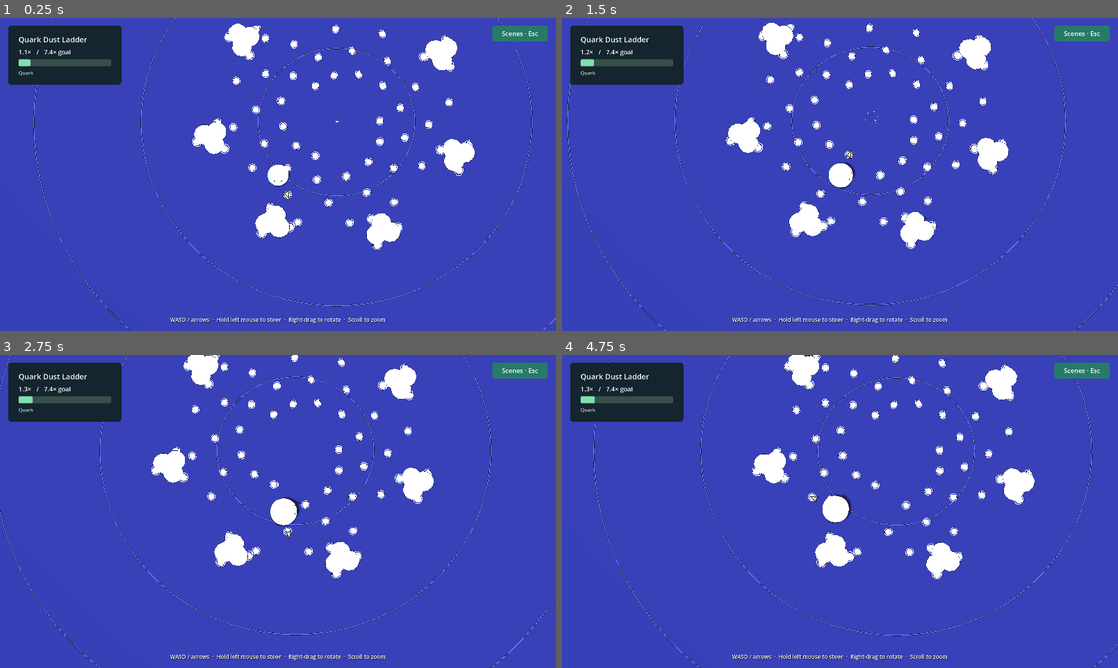
Above: before the commit, frames 1-4 (two rows, left to right).
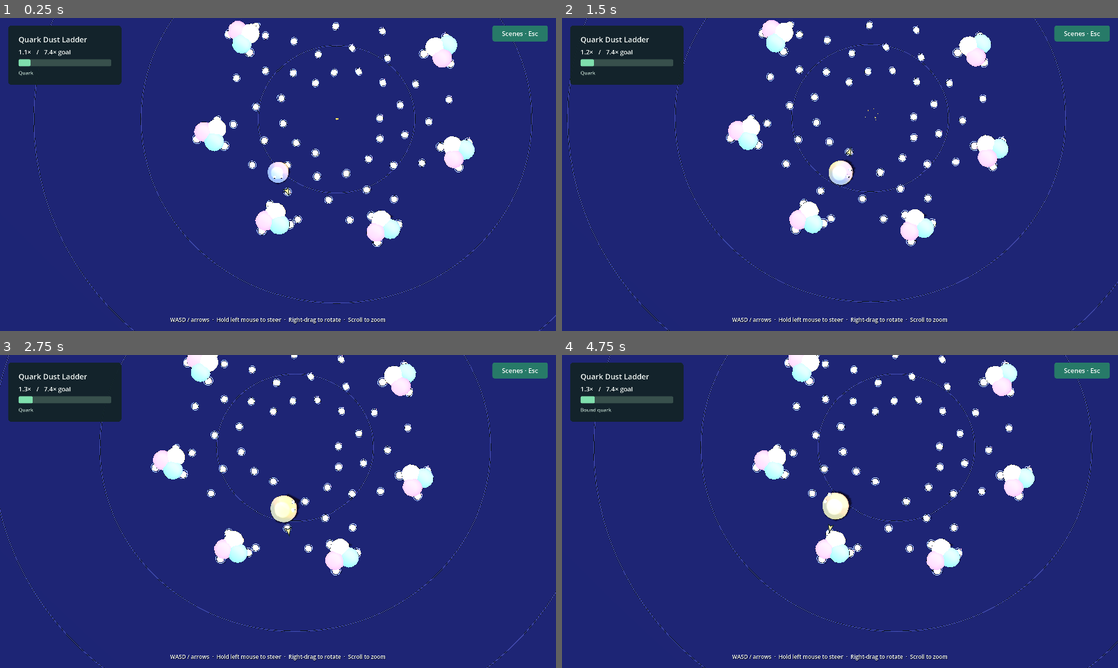
Above: after the commit, the same moments.

Repository: armantark/gray-goo
Game: Godot game, scene res://main.tscn
Same seed, same stepped clock (60 frames per second), same inputs: the game is played once before the commit and once after it.
Inputs (mouse positions are in pixels of both pictures, inside the frame that each line leads up to):
- Up to frame 1 (0.25 s): no input
- Up to frame 2 (1.5 s): move the mouse to (962, 158) at 0.52 s; hold D (move_right) 0.53-1.25 s; click (962, 158) at 0.67 s; drag from (728, 190) to (812, 237) at 1.27 s
- Up to frame 3 (2.75 s): move the mouse to (333, 442) at 2.02 s; hold D (move_right) from 2.03 s (still down)
- Up to frame 4 (4.75 s): release D (move_right) at 2.75 s; drag from (812, 574) to (673, 464) at 2.77 s; move the mouse to (1006, 558) at 3.52 s; hold A (move_left) 3.53-4.25 s; drag from (673, 464) to (756, 433) at 4.27 s

The runs differ from the first frame. In frame 1, 93% of the frame differs, in the area x 0-100%, y 0-100%; in frame 2, 93%; in frame 3, 93%; in frame 4, 94%.

Commit message:
fix: keep the growing world readable during play
Reduce washed-out lighting and keep the camera footprint inside the playfield. Measure frame intervals against real elapsed time. Record the user's request to revise the art direction, object formations, and field scale before delivery.

Diff:
--- a/src/camera_rig.gd
+++ b/src/camera_rig.gd
@@ -41,8 +41,12 @@
 
 func _update_camera(delta: float) -> void:
 	_view_size = lerpf(_view_size, _target_view, 1.0 - exp(-2.8 * delta))
-	camera.size = _view_size * zoom
 	var viewport := get_viewport().get_visible_rect().size
+	var aspect := viewport.x / viewport.y
+	var width_per_size := absf(cos(yaw)) * aspect + absf(sin(yaw)) / sin(TILT)
+	var depth_per_size := absf(sin(yaw)) * aspect + absf(cos(yaw)) / sin(TILT)
+	var largest_view := minf(field.size.x / width_per_size, field.size.y / depth_per_size)
+	camera.size = minf(_view_size * zoom, largest_view)
 	var half_width := camera.size * viewport.x / viewport.y * 0.5
 	var half_depth := camera.size / sin(TILT) * 0.5
 	var margin_x := absf(cos(yaw)) * half_width + absf(sin(yaw)) * half_depth
@@ -53,6 +57,7 @@
 	var extent_z := maxf(0.0, field.size.y * 0.5 - margin_z)
 	desired.x = clampf(desired.x, center.x - extent_x, center.x + extent_x)
 	desired.z = clampf(desired.z, center.y - extent_z, center.y + extent_z)
+	desired.y = float(_ground_height.call(desired))
 	_focus = _focus.lerp(desired, 1.0 - exp(-7.0 * delta))
 	var direction := Vector3(sin(yaw) * cos(TILT), sin(TILT), cos(yaw) * cos(TILT))
 	camera.global_position = _focus + direction * maxf(camera.size * 1.6, 12.0)
--- a/src/game.gd
+++ b/src/game.gd
@@ -14,6 +14,7 @@
 var _last_sound := 0
 var _frame_times := PackedFloat64Array()
 var _record_performance := false
+var _last_frame_usec := 0
 var _closing := false
 
 func _ready() -> void:
@@ -51,6 +52,7 @@
 			InputMap.action_add_event(action, event)
 
 func start_level(index: int) -> void:
+	_last_frame_usec = 0
 	get_tree().paused = false
 	Engine.time_scale = 1.0
 	_cinematic = -1.0
@@ -143,7 +145,10 @@
 	if not is_instance_valid(world):
 		return
 	if _record_performance and not get_tree().paused:
-		_frame_times.append(delta / Engine.time_scale)
+		var now := Time.get_ticks_usec()
+		if _last_frame_usec > 0:
+			_frame_times.append((now - _last_frame_usec) / 1000000.0)
+		_last_frame_usec = now
 	if _cinematic >= 0.0:
 		_cinematic += delta / Engine.time_scale
 		Engine.time_scale = lerpf(0.22, 1.0, smoothstep(0.2, 0.85, _cinematic))
@@ -196,6 +201,7 @@
 	particles.emitting = true
 
 func _set_paused(paused: bool) -> void:
+	_last_frame_usec = 0
 	get_tree().paused = paused
 
 func _notification(what: int) -> void:
--- a/src/world.gd
+++ b/src/world.gd
@@ -248,21 +248,21 @@
 	environment.environment.background_color = background
 	environment.environment.ambient_light_source = Environment.AMBIENT_SOURCE_COLOR
 	environment.environment.ambient_light_color = key
-	environment.environment.ambient_light_energy = 0.62
+	environment.environment.ambient_light_energy = 0.25
 	environment.environment.tonemap_mode = Environment.TONE_MAPPER_FILMIC
 	add_child(environment)
 	var sun := DirectionalLight3D.new()
 	add_child(sun)
 	sun.rotation_degrees = Vector3(-58.0, -28.0, 0.0)
 	sun.light_color = key
-	sun.light_energy = 1.4
+	sun.light_energy = 0.7
 	sun.shadow_enabled = true
 	sun.directional_shadow_max_distance = 65.0
 	var fill := DirectionalLight3D.new()
 	add_child(fill)
 	fill.rotation_degrees = Vector3(-25.0, 140.0, 0.0)
 	fill.light_color = rim
-	fill.light_energy = 0.55
+	fill.light_energy = 0.2
 
 func _terrain(color: Color, visible_surface: bool = true) -> void:
 	var vertices := PackedVector3Array()
Not shown, changed: memory-bank/activeContext.md
Not shown, changed: memory-bank/papercuts.md
